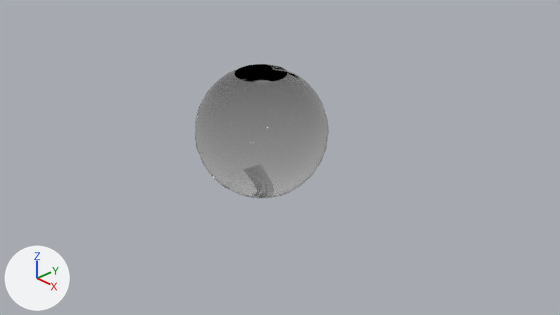
The Blender file submarin_t_hyper_casual.blend, before and after one commit.
Before and after are seen from the file's camera 'Camera'. The lights are fixed; the arrows at lower left show +X, +Y and +Z.

Names of what the first picture shows: 'waterproof_zone'.
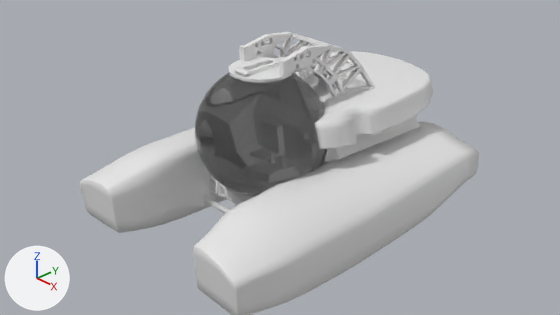
What differs and where, as boxes [x1, y1, x2, y2] in the pictures (560 x 315 px):
'bodywork', added: after [80, 51, 479, 315]
'Sphere', shown: after [228, 32, 375, 96]

What changed in the scene script:
```text
Add me_sphere_004:
    me_sphere_004.from_pydata(...)  # 1206 vertices, 1183 faces; spans x -0.03..1.98, y -2.12..3.28, z -1.5..0.4
Change ob_sphere:
    remove ob_sphere.hide_set(True)
Add ob_bodywork:
    ob_bodywork = bpy.data.objects.new('bodywork', me_sphere_004)
    ob_bodywork.location = (0.0, -0.34, 0.454)
    ob_bodywork.scale = (0.933, 0.933, 0.933)
    _m = ob_bodywork.modifiers.new('Mirror', 'MIRROR')
    _m.use_clip = True
```
